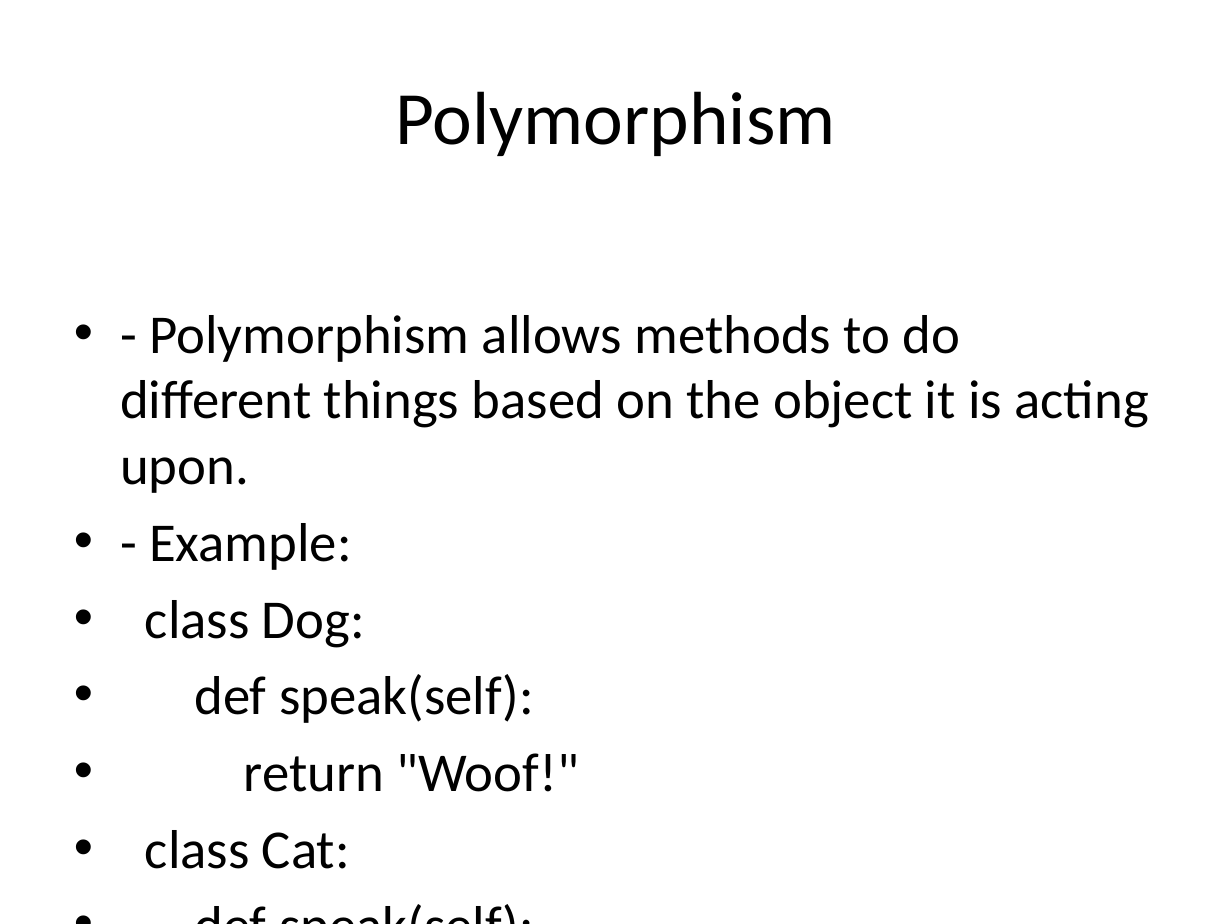
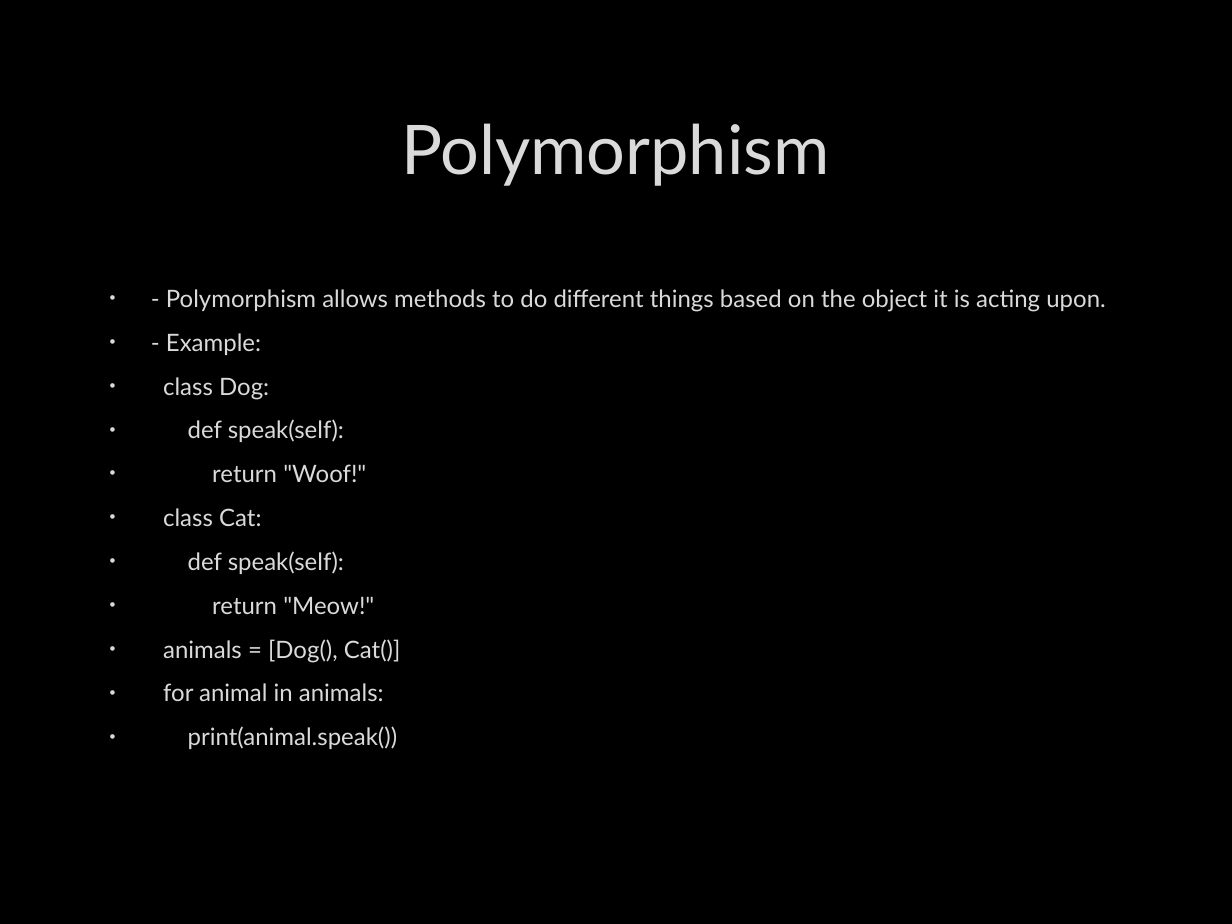
Before and after one commit to treanorjp/PythonCourse, a slide deck: slide 6 of OOP_in_Python.pptx. Drawn at 1232x924 pixels with LibreOffice and Linux fonts; fonts in the diff are those of the drawing; background and template pictures are left out. Boxes give left, top, right and bottom in pixels: in the first picture for what was removed or moved away, otherwise in the second. Text is boxed around its words. In the diff, an @@ line names an element or a change of style, - is before the commit and + after.

```diff
--- a/OOP_in_Python.pptx
+++ b/OOP_in_Python.pptx
@@ background #FFFFFF to picture (left out) @@
@@ title "Polymorphism" moved from (x1=396, y1=91, x2=836, y2=156) to (x1=401, y1=123, x2=829, y2=186) @@
@@ title "Polymorphism" at (x1=401, y1=123, x2=829, y2=186): size 44 to 40 pt, font Calibri to Lato, text colour #000000 to #DADADA, letter outline none to #404040 0.75 pt @@
@@ text "- Polymorphism allows methods to ..." moved from (x1=120, y1=315, x2=1149, y2=792) to (x1=163, y1=289, x2=1105, y2=749) @@
@@ text "- Polymorphism allows methods to ..." at (x1=163, y1=289, x2=1105, y2=749): size 32 to 14 pt, font Calibri to Lato, text colour #000000 to #DADADA, letter outline none to #404040 0.75 pt; indent changed; more space between paragraphs @@
```
Also in this commit, not shown: 9 other slides changed, 1 other file.
